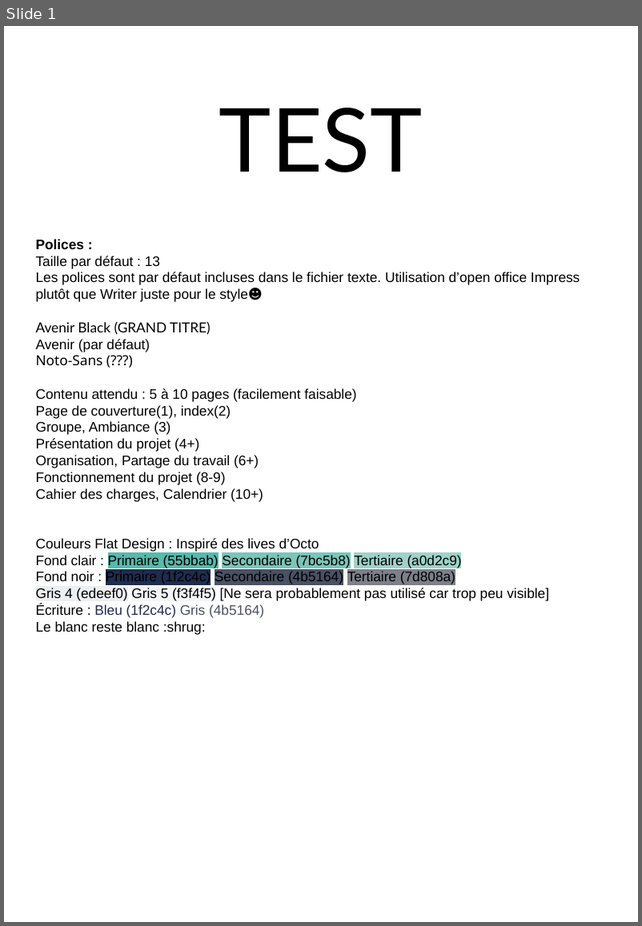
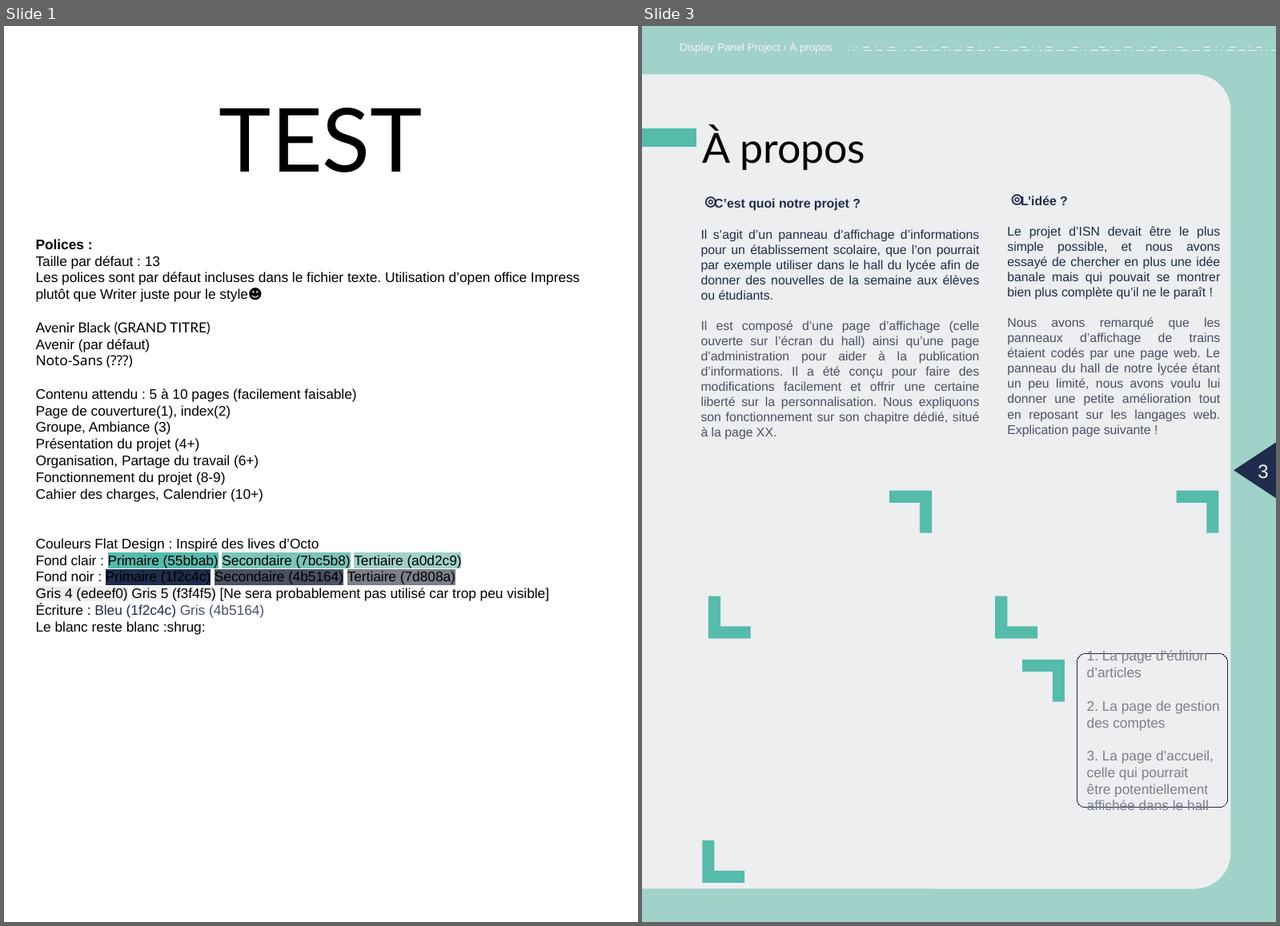
Before and after one commit to LoganTann/panneau, a slide deck: compte-rendu/CR_papier.odp. Shown side by side, each under a label of ours: slide 1 before the commit, slides 1 and 3 after it; the slides between them are not shown. The pictures are 642x926 and 1280x926 pixels, drawn with LibreOffice and Linux fonts; fonts in the diff are those of the drawing. Boxes give left, top, right and bottom in pixels: in the first picture for what was removed or moved away, otherwise in the second. Text is boxed around its words. In the diff, an @@ line names an element or a change of style, - is before the commit and + after.

Commit message:
Ajout de la partie À propos+notre équipe (incomplet)

```diff
--- a/compte-rendu/CR_papier.odp
+++ b/compte-rendu/CR_papier.odp
@@ slide 3 added at bbox=[642, 26, 1276, 922], background #A0D2C9 @@
@@ line added from (1276, 48) to (672, 48), #F3F4F5 0.79 pt @@
@@ text added at bbox=[680, 43, 832, 53], 10 pt, text #F3F4F5 @@
+Display Panel Project › À propos
@@ line added from (672, 50) to (1276, 50), #F3F4F5 0.79 pt @@
@@ freeform shape added at bbox=[642, 74, 1230, 888], fill #EDEEF0 @@
@@ rectangle added at bbox=[642, 128, 696, 147], fill #55BBAB @@
@@ title added at bbox=[702, 127, 865, 170], 39 pt, text #000000 @@
+À propos
@@ text added at bbox=[701, 198, 980, 440], 11.9 pt, text #4B5164 @@
+⌾ C’est quoi notre projet ?
+Il s’agit d’un panneau d’affichage d’informations pour un établissement scolaire, que l’on pourrait par exemple utiliser dans le hall du lycée afin de donner des nouvelles de la semaine aux élèves ou étudiants.
+Il est composé d’une page d’affichage (celle ouverte sur l’écran du hall) ainsi qu’une page d’administration pour aider à la publication d’informations. Il a été conçu pour faire des modifications facilement et offrir une certaine liberté sur la personnalisation. Nous expliquons son fonctionnement sur son chapitre dédié, situé à la page XX.
@@ text added at bbox=[1007, 196, 1220, 437], 11.9 pt, text #4B5164 @@
+⌾ L’idée ?
+Le projet d’ISN devait être le plus simple possible, et nous avons essayé de chercher en plus une idée banale mais qui pouvait se montrer bien plus complète qu’il ne le paraît !
+Nous avons remarqué que les panneaux d’affichage de trains étaient codés par une page web. Le panneau du hall de notre lycée étant un peu limité, nous avons voulu lui donner une petite amélioration tout en reposant sur les langages web. Explication page suivante !
@@ triangle added at bbox=[1233, 442, 1276, 498], fill #1F2C4C @@
@@ page number added at bbox=[1257, 464, 1268, 479], 18 pt, text #F3F4F5 @@
+3
@@ freeform shape added at bbox=[889, 490, 932, 532], fill #55BBAB @@
@@ freeform shape added at bbox=[1176, 490, 1218, 532], fill #55BBAB @@
@@ freeform shape added at bbox=[708, 596, 751, 638], fill #55BBAB @@
@@ freeform shape added at bbox=[995, 596, 1037, 638], fill #55BBAB @@
@@ freeform shape added at bbox=[1022, 660, 1064, 702], fill #55BBAB @@
@@ freeform shape added at bbox=[1076, 653, 1228, 808], outline #1F2C4C 0 pt, 13 pt, text #7D808A @@
+1. La page d’édition
+d’articles
+2. La page de gestion
+des comptes
+3. La page d’accueil,
+celle qui pourrait
+être potentiellement
+affichée dans le hall
@@ freeform shape added at bbox=[703, 840, 744, 883], fill #55BBAB @@
```
Also in this commit, not shown: 3 slides changed, 1 other slide added.
